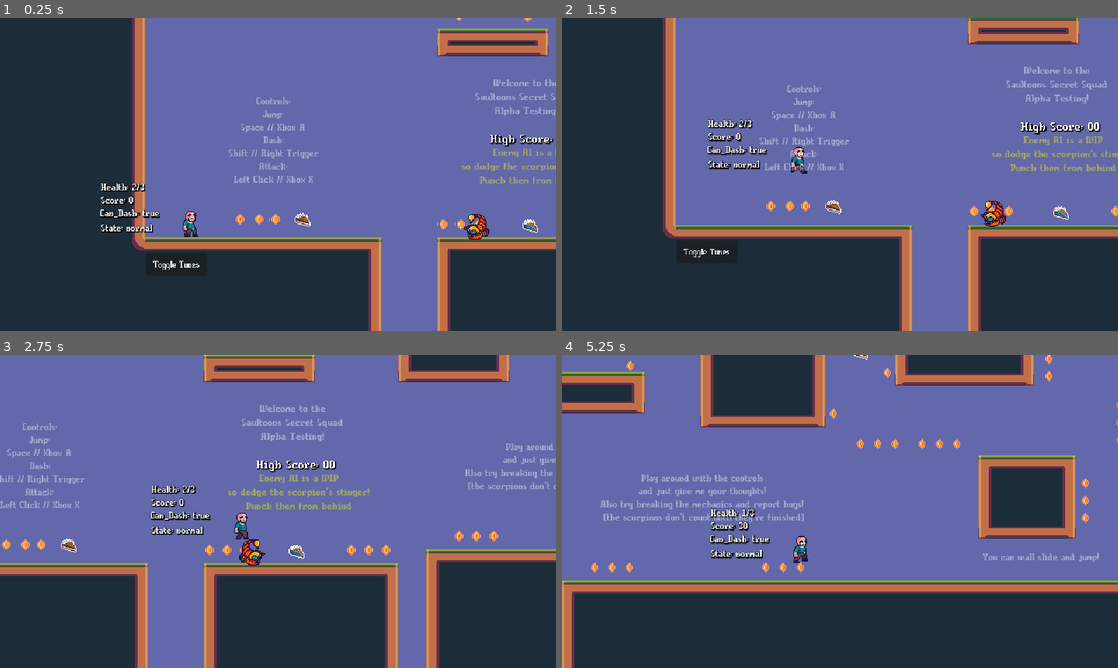
Above: before the commit, frames 1-4 (two rows, left to right).
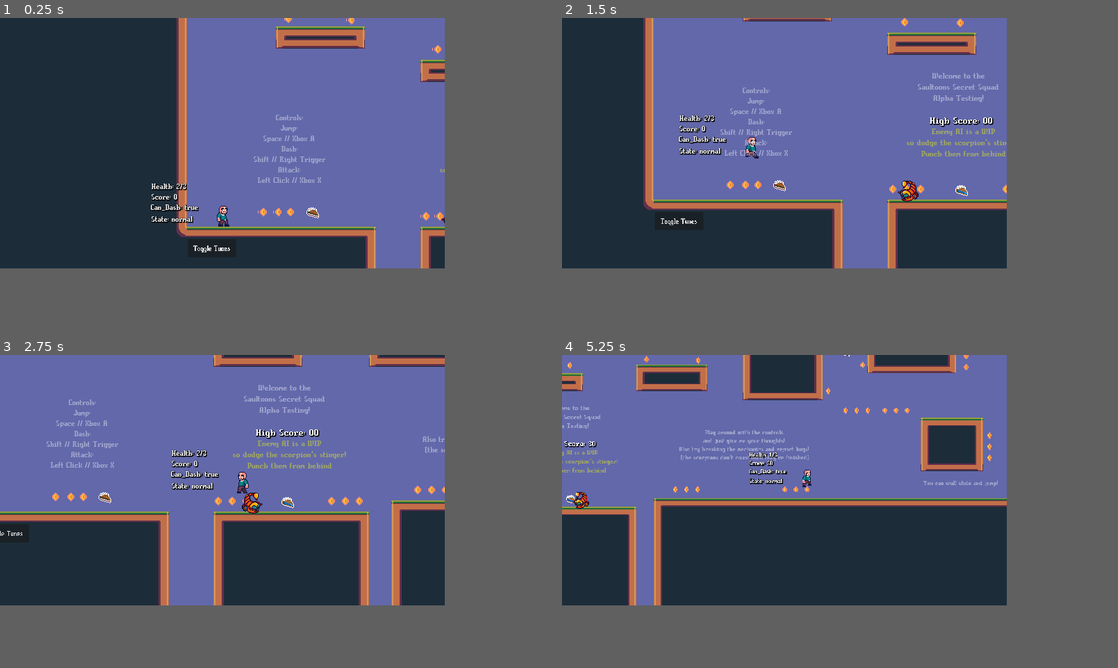
Above: after the commit, the same moments.

Repository: Aleiocus/The-Gallery-Heist
Game: Godot game, scene res://Scenes/Game/Main.tscn
Same seed, same stepped clock (60 frames per second), same inputs: the game is played once before the commit and once after it.
Inputs (mouse positions are in pixels of both pictures, inside the frame that each line leads up to):
- Up to frame 1 (0.25 s): no input
- Up to frame 2 (1.5 s): move the mouse to (962, 158) at 0.52 s; hold D (right) from 0.53 s (still down); click (962, 158) at 0.6 s; tap Space (jump) at 0.77, 0.8, 1.07, 1.35 s; move the mouse to (728, 190) at 1.27 s
- Up to frame 3 (2.75 s): tap Space (jump) at 1.52, 1.82, 2.3 s; click (166, 527) at 1.55 s; move the mouse to (333, 442) at 2.02 s; release D (right) at 2.03 s; hold A (left) from 2.03 s (still down); click (333, 442) at 2.1 s
- Up to frame 4 (5.25 s): move the mouse to (812, 574) at 2.77 s; release A (left) at 2.78 s; hold D (right) 2.78-4.28 s; tap Shift (dash) at 2.85 s; tap Space (jump) at 3.02, 3.32, 3.77, 3.8, 4.07, 4.35, 4.52, 4.82 s; click (812, 574) at 3.05 s; move the mouse to (1006, 558) at 3.52 s; click (1006, 558) at 3.6 s; move the mouse to (673, 464) at 4.27 s; hold A (left) 4.28-5.03 s; click (673, 464) at 4.55 s; move the mouse to (867, 511) at 5.02 s; hold D (right) from 5.03 s (still down); click (867, 511) at 5.1 s
In our replay, the window is 800x450 before the commit and 640x360 after it. These sizes can differ from the game's own. Grey fills any space a smaller window leaves; there, only what the larger window draws over its background counts as a difference.

The runs differ from the first frame. In frame 1, 32% of the frame differs, in the area x 18-100%, y 0-100%; in frame 2, 35%; in frame 3, 41%; in frame 4, 50%, in the area x 0-100%, y 0-100%.

Commit message:
dynamic camera system

Diff:
--- a/Scenes/Characters/Saul/player.tscn
+++ b/Scenes/Characters/Saul/player.tscn
@@ -1,7 +1,6 @@
-[gd_scene load_steps=39 format=3 uid="uid://k2awgkbabx7v"]
+[gd_scene load_steps=38 format=3 uid="uid://k2awgkbabx7v"]
 
 [ext_resource type="Script" path="res://Scripts/player.gd" id="1_8gmhn"]
-[ext_resource type="Script" path="res://Scripts/player_camera.gd" id="3_kb11e"]
 [ext_resource type="AudioStream" uid="uid://cqinx1if47psh" path="res://Resources/Audio/SFX/jump2.wav" id="4_kn1s7"]
 [ext_resource type="AudioStream" uid="uid://dpg46pasbhqyu" path="res://Resources/Audio/SFX/jump1.wav" id="5_4b5h4"]
 [ext_resource type="AudioStream" uid="uid://bxe2502g4y2iv" path="res://Resources/Audio/SFX/dash.wav" id="5_jppin"]
@@ -299,18 +298,6 @@
 position = Vector2(-0.5, 0)
 shape = SubResource("RectangleShape2D_s1gbs")
 
-[node name="camera" type="Camera2D" parent="."]
-position = Vector2(102, -36)
-position_smoothing_enabled = true
-position_smoothing_speed = 6.0
-drag_horizontal_enabled = true
-drag_vertical_enabled = true
-drag_left_margin = 0.02
-drag_top_margin = 0.29
-drag_right_margin = 0.02
-editor_draw_drag_margin = true
-script = ExtResource("3_kb11e")
-
 [node name="Hitbox" type="Area2D" parent="."]
 position = Vector2(15, 0)
 monitoring = false
--- a/Scenes/Game/Main.tscn
+++ b/Scenes/Game/Main.tscn
@@ -1,9 +1,11 @@
-[gd_scene load_steps=16 format=3 uid="uid://bf0h4cvoovrh2"]
+[gd_scene load_steps=23 format=3 uid="uid://bf0h4cvoovrh2"]
 
 [ext_resource type="Script" path="res://Scripts/Main.gd" id="1_nqnqi"]
 [ext_resource type="Texture2D" uid="uid://bwog48d20oq2s" path="res://Resources/Textures/PLACEHOLDERS/Template1.png" id="1_t2eun"]
+[ext_resource type="PackedScene" uid="uid://dhssfh3cjjl5q" path="res://Scenes/Objects/level_camera.tscn" id="4_2daqr"]
 [ext_resource type="PackedScene" uid="uid://dlu817owjdkjq" path="res://Scenes/Characters/Enemies/scorpion.tscn" id="4_e0olm"]
 [ext_resource type="PackedScene" uid="uid://c1oa5jpq72qev" path="res://Scenes/Objects/coin.tscn" id="5_4smwk"]
+[ext_resource type="PackedScene" uid="uid://3xg1cdwrnu1c" path="res://Scenes/Objects/camera_trigger.tscn" id="5_pal7g"]
 [ext_resource type="PackedScene" uid="uid://dry3qo2qrpmsi" path="res://Scenes/Objects/3coin_h.tscn" id="6_h4d77"]
 [ext_resource type="PackedScene" uid="uid://bjync0nv5kgfk" path="res://Scenes/Objects/3coin_v.tscn" id="7_bkgpp"]
 [ext_resource type="PackedScene" uid="uid://b025nhkacoy05" path="res://Scenes/Objects/Pie.tscn" id="8_ogxep"]
@@ -71,6 +73,21 @@
 physics_layer_0/collision_layer = 1
 sources/0 = SubResource("TileSetAtlasSource_7m7wu")
 
+[sub_resource type="RectangleShape2D" id="RectangleShape2D_3nbjd"]
+size = Vector2(20, 174)
+
+[sub_resource type="RectangleShape2D" id="RectangleShape2D_hxx41"]
+size = Vector2(736, 20)
+
+[sub_resource type="RectangleShape2D" id="RectangleShape2D_04mcl"]
+size = Vector2(22, 655)
+
+[sub_resource type="RectangleShape2D" id="RectangleShape2D_4eeja"]
+size = Vector2(740, 20)
+
+[sub_resource type="RectangleShape2D" id="RectangleShape2D_pa71b"]
+size = Vector2(20, 464)
+
 [sub_resource type="LabelSettings" id="LabelSettings_q3abp"]
 shadow_size = 2
 shadow_color = Color(0, 0, 0, 1)
@@ -100,6 +117,47 @@
 
 [node name="Player" parent="." instance=ExtResource("9_3cgxl")]
 position = Vector2(51, 12)
+
+[node name="LevelCamera" parent="." instance=ExtResource("4_2daqr")]
+position = Vector2(28, -131)
+
+[node name="CameraTriggers" type="Node2D" parent="."]
+
+[node name="CameraTrigger" parent="CameraTriggers" instance=ExtResource("5_pal7g")]
+position = Vector2(726, 21)
+_is_starting_state = true
+_trigger_state = 2
+
+[node name="CollisionShape2D" type="CollisionShape2D" parent="CameraTriggers/CameraTrigger"]
+position = Vector2(0, -77)
+shape = SubResource("RectangleShape2D_3nbjd")
+
+[node name="CollisionShape2D2" type="CollisionShape2D" parent="CameraTriggers/CameraTrigger"]
+position = Vector2(-358, -154)
+shape = SubResource("RectangleShape2D_hxx41")
+
+[node name="CameraTrigger2" parent="CameraTriggers" instance=ExtResource("5_pal7g")]
+position = Vector2(763, -55)
+_trigger_state = 1
+_target_zoom = Vector2(0.8, 0.8)
+_clamped_limits = Rect2(966, -600, 966, 0)
+
+[node name="CollisionShape2D" type="CollisionShape2D" parent="CameraTriggers/CameraTrigger2"]
+position = Vector2(0, -240.5)
+shape = SubResource("RectangleShape2D_04mcl")
+
+[node name="CameraTrigger3" parent="CameraTriggers" instance=ExtResource("5_pal7g")]
+position = Vector2(379, -170)
+_target_zoom = Vector2(0.5, 0.5)
+_idle_position = Vector2(370, -420)
+
+[node name="CollisionShape2D" type="CollisionShape2D" parent="CameraTriggers/CameraTrigger3"]
+position = Vector2(-9, 0)
+shape = SubResource("RectangleShape2D_4eeja")
+
+[node name="CollisionShape2D2" type="CollisionShape2D" parent="CameraTriggers/CameraTrigger3"]
+position = Vector2(351, -222)
+shape = SubResource("RectangleShape2D_pa71b")
 
 [node name="Camera2D" type="Camera2D" parent="."]
 position = Vector2(636, -288)
--- /dev/null
+++ b/Scenes/Objects/camera_trigger.gd
@@ -0,0 +1,40 @@
+@tool
+extends Area2D
+
+@export var _is_starting_state : bool = false # only 1 trigger can be set as default, this is not enforced so if multiple triggers have this on the last one in the tree will apply
+@export var _trigger_state : LevelCamera.CameraState :
+	set(value):
+		_trigger_state = value
+		notify_property_list_changed()
+@export var _target_zoom : Vector2 = Vector2.ONE
+
+@export var _idle_position : Vector2
+@export var _clamped_limits : Rect2
+
+
+func _ready():
+	if Engine.is_editor_hint() == false && _is_starting_state:
+		_apply_camera_state()
+
+func _on_body_entered(body : Node2D):
+	if body is Player && _trigger_state != World.level_camera.get_state():
+		_apply_camera_state()
+
+func _apply_camera_state():
+	match _trigger_state:
+		LevelCamera.CameraState.idle:
+			World.level_camera.change_state_idle(_idle_position, _target_zoom)
+		LevelCamera.CameraState.clamped:
+			World.level_camera.change_state_clamped(_clamped_limits, _target_zoom)
+		LevelCamera.CameraState.free:
+			World.level_camera.change_state_free(_target_zoom)
+
+func _validate_property(property: Dictionary):
+	# TODO: hide properties instead of disabling them
+	if (property["name"] == "_idle_position" &&
+	_trigger_state != LevelCamera.CameraState.idle):
+		property["usage"] |= PROPERTY_USAGE_READ_ONLY
+
+	elif (property["name"] == "_clamped_limits" &&
+	_trigger_state != LevelCamera.CameraState.clamped):
+		property["usage"] |= PROPERTY_USAGE_READ_ONLY
--- /dev/null
+++ b/Scenes/Objects/camera_trigger.tscn
@@ -0,0 +1,9 @@
+[gd_scene load_steps=2 format=3 uid="uid://3xg1cdwrnu1c"]
+
+[ext_resource type="Script" path="res://Scenes/Objects/camera_trigger.gd" id="1_2ht2y"]
+
+[node name="CameraTrigger" type="Area2D"]
+monitorable = false
+script = ExtResource("1_2ht2y")
+
+[connection signal="body_entered" from="." to="." method="_on_body_entered"]
--- /dev/null
+++ b/Scenes/Objects/level_camera.gd
@@ -0,0 +1,111 @@
+class_name LevelCamera
+extends Camera2D
+
+# TODO: addon to show camera constraints when a trigger node is selected
+enum CameraState {idle, clamped, free}
+enum ShakeLevel {low, medium, high}
+
+# TEMP: forces free state if other states are giving you a headach
+@export var _debug_force_free : bool = false
+
+@onready var _shake_timer : Timer = $ShakeTimer
+
+var _curr_state : CameraState
+const _speed : float = 90.0
+const _zoom_speed : float = 1.6
+var _target_zoom : Vector2 = Vector2.ONE
+
+const _look_ahead_offset : float = 22.0
+const _player_velocity_factor : float = 2.0
+const _distance_factor : float = 1.2
+var _target_position : Vector2
+var _clamp_limits : Rect2
+
+const _shake_data : Dictionary = {
+	ShakeLevel.low:{"max_offset":1.0},
+	ShakeLevel.medium:{"max_offset":4.0},
+	ShakeLevel.high:{"max_offset":9.0}
+}
+var _curr_shake_level : ShakeLevel
+
+
+func _ready():
+	World.level_camera = self
+
+	if _debug_force_free:
+		change_state_free(Vector2.ONE)
+
+func _process(delta : float):
+	# update zoom
+	if zoom != _target_zoom:
+		zoom.x = move_toward(zoom.x, _target_zoom.x, _zoom_speed * delta)
+		zoom.y = move_toward(zoom.y, _target_zoom.y, _zoom_speed * delta)
+
+	# calc camera movement speed
+	var distance_speed_modifier : float
+	var final_speed : float
+	if _curr_state == CameraState.idle:
+		distance_speed_modifier =\
+			global_position.distance_to(_target_position) * _distance_factor
+		final_speed = (_speed + distance_speed_modifier) * delta
+	elif _curr_state == CameraState.clamped || _curr_state == CameraState.free:
+		distance_speed_modifier =\
+			global_position.distance_to(World.player.global_position) * _distance_factor
+		final_speed = (_speed + distance_speed_modifier) * delta
+
+	# calc destination
+	var target_position : Vector2
+	if _curr_state == CameraState.idle:
+		target_position = _target_position
+	elif _curr_state == CameraState.clamped || _curr_state == CameraState.free:
+		var velocity_offset : float = World.player.velocity.length() * _player_velocity_factor
+		target_position = Vector2(
+			World.player.global_position.x + sign(World.player.velocity.x) * (_look_ahead_offset + velocity_offset),
+			World.player.global_position.y + sign(World.player.velocity.y) * (_look_ahead_offset + velocity_offset)
+		)
+
+	if _curr_state == CameraState.clamped:
+		# clamp
+		target_position.x = clamp(target_position.x, _clamp_limits.position.x, _clamp_limits.size.x)
+		target_position.y = clamp(target_position.y, _clamp_limits.position.y, _clamp_limits.size.y)
+
+	global_position = Vector2(
+		move_toward(global_position.x, target_position.x, final_speed),
+		move_toward(global_position.y, target_position.y, final_speed)
+	)
+
+	# shake
+	if _shake_timer.is_stopped() == false:
+		var max_offset : float = _shake_data[_curr_shake_level]["max_offset"]
+		offset.x = randf_range(-max_offset, max_offset)
+		offset.y = randf_range(-max_offset, max_offset)
+
+func shake(shake_level : ShakeLevel, duration : float):
+	_curr_shake_level = shake_level
+
+	_shake_timer.wait_time = duration
+	_shake_timer.start()
+
+func get_state() -> CameraState:
+	return _curr_state
+
+func change_state_idle(position : Vector2, zoom : Vector2):
+	if _debug_force_free: return
+
+	_target_position = position
+	_target_zoom = zoom
+	_curr_state = CameraState.idle
+
+func change_state_clamped(limits : Rect2, zoom : Vector2):
+	if _debug_force_free: return
+
+	_clamp_limits = limits
+	_target_zoom = zoom
+	_curr_state = CameraState.clamped
+
+func change_state_free(zoom : Vector2):
+	_target_zoom = zoom
+	_curr_state = CameraState.free
+
+func _on_shake_timer_timeout():
+	offset = Vector2.ZERO
--- /dev/null
+++ b/Scenes/Objects/level_camera.tscn
@@ -0,0 +1,11 @@
+[gd_scene load_steps=2 format=3 uid="uid://dhssfh3cjjl5q"]
+
+[ext_resource type="Script" path="res://Scenes/Objects/level_camera.gd" id="1_6u04b"]
+
+[node name="LevelCamera" type="Camera2D"]
+script = ExtResource("1_6u04b")
+
+[node name="ShakeTimer" type="Timer" parent="."]
+one_shot = true
+
+[connection signal="timeout" from="ShakeTimer" to="." method="_on_shake_timer_timeout"]
--- a/Scripts/hitbox.gd
+++ b/Scripts/hitbox.gd
@@ -8,7 +8,7 @@
 
 
 func _physics_process(delta : float):
-	var player_direction : Vector2 = World.player.get_direction()
+	var player_direction : Vector2 = World.player.velocity.normalized()
 	if player_direction != Vector2(0,0):
 		position.x = sign(player_direction.x) * _extend_vector.x
 		position.y = sign(player_direction.y) * _extend_vector.y
--- a/Scripts/player.gd
+++ b/Scripts/player.gd
@@ -61,7 +61,10 @@
 
 func _process(delta : float):
 	_state_machine.state_process(delta)
-	_sprite.flip_h = velocity.x < 0.0
+	if _direction.x == 1:
+		_sprite.flip_h = false
+	elif _direction.x == -1:
+		_sprite.flip_h = true
 
 	_label.text = str("State: ", _state_machine.get_current_state())
 	_dash_feedback.text = str("Can_Dash: ", _can_dash)
@@ -91,9 +94,6 @@
 		_game_over()
 	_took_hit.start()
 
-func get_direction() -> Vector2:
-	return _direction
-
 func _state_normal_switch_from(to : String):
 	_coyote_timer.stop()
 	_jump_buffer_timer.stop()
@@ -166,10 +166,6 @@
 		_hitbox.monitoring = true
 		_sfx["hit"].play()
 		_state_machine.change_state("attack")
-		return
-
-		if _direction.y > 0 and is_on_floor():
-			velocity.y = -_jump_force
 
 func _state_wall_slide_swith_to(from : StringName):
 	_can_dash = true
--- a/Scripts/player_camera.gd
+++ /dev/null
@@ -1,26 +0,0 @@
-extends Camera2D
-
-const _look_ahead_factor : float = 0.1
-var _facing = 0
-@onready var _prev_camera_pos = get_target_position()
-
-
-func _process(delta : float):
-	_check_facing()
-
-	_prev_camera_pos = get_target_position()
-
-func _check_facing():
-	var in_air : bool = !World.player.is_on_floor()
-	drag_vertical_enabled = in_air
-
-	var new_facing : float = sign(get_target_position().x - _prev_camera_pos.x)
-	if new_facing != 0 && _facing != new_facing:
-		_facing = new_facing
-		var target_offset = get_viewport_rect().size.x * _look_ahead_factor * _facing
-		if in_air == false:
-			var tween = create_tween()
-			tween.tween_property(self, "position:x", target_offset, 1)
-		elif in_air == true:
-			var tween = create_tween()
-			tween.tween_property(self, "position:x", target_offset, .75)
--- a/Scripts/scorpion.gd
+++ b/Scripts/scorpion.gd
@@ -45,7 +45,7 @@
 		give_score.emit(10)
 		queue_free()
 
-func _take_damage(amount, force, direction):
+func take_damage(amount, force, direction : float):
 	_taking_hit = true
 	if _health > 0:
 		_health = _health - amount
--- a/Scripts/world.gd
+++ b/Scripts/world.gd
@@ -3,6 +3,7 @@
 # Global class for dependency management between level objects
 
 var player : Player
+var level_camera : LevelCamera
 var artwork_recoverd : Dictionary
 var current_score : float :
 	set(value):
@@ -16,6 +17,7 @@
 	# NOTE: for now this gets called on scene changed, in the future
 	#       we'd want to call this specificaly when changing to a "Level" scene
 	player = null
+	level_camera = null
 	artwork_recoverd = {}
 	current_score = 0.0
 	high_score = 0.0
--- /dev/null
+++ b/default_bus_layout.tres
@@ -0,0 +1,3 @@
+[gd_resource type="AudioBusLayout" format=3 uid="uid://4txotyu0cwjv"]
+
+[resource]
--- a/project.godot
+++ b/project.godot
@@ -28,10 +28,8 @@
 
 window/size/viewport_width=640
 window/size/viewport_height=360
-window/size/window_width_override=1280
-window/size/window_height_override=720
-window/stretch/mode="viewport"
-window/stretch/scale_mode="integer"
+window/size/mode=2
+window/stretch/mode="canvas_items"
 
 [gui]
 
